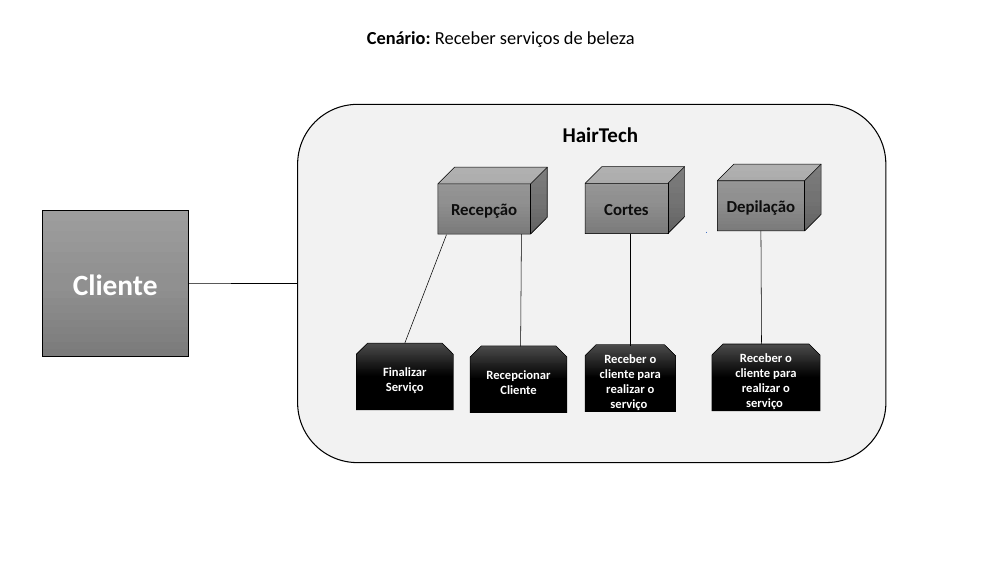
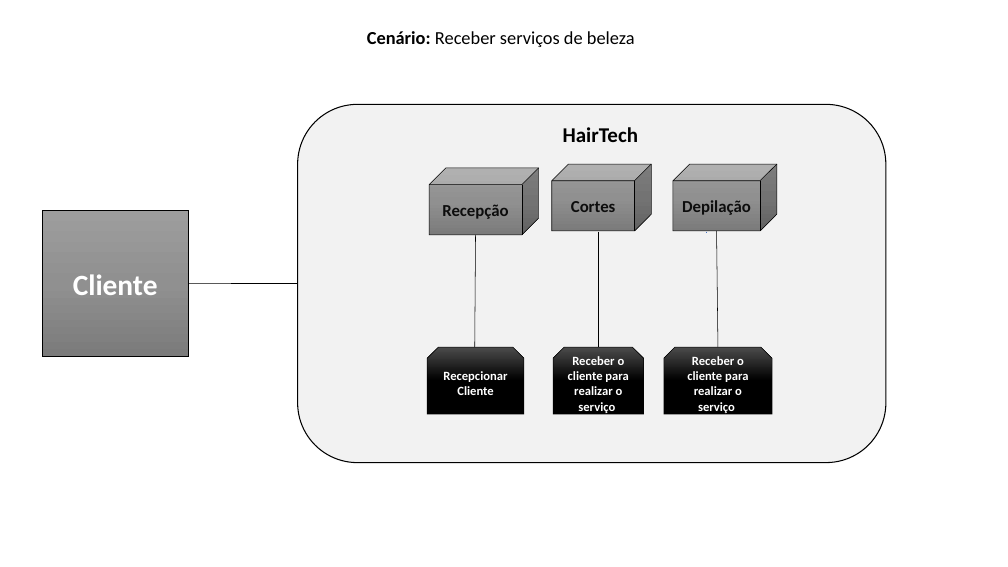
Before and after one commit to MSPowerSI/hairtech, a slide deck: slide 6 of artefatos/15. Arquitetura de Negócio para cada Cenário.pptx. Drawn at 1008x567 pixels with LibreOffice and Linux fonts; fonts in the diff are those of the drawing. Boxes give left, top, right and bottom in pixels: in the first picture for what was removed or moved away, otherwise in the second. Text is boxed around its words. In the diff, an @@ line names an element or a change of style, - is before the commit and + after.

```diff
--- a/artefatos/15. Arquitetura de Negócio para cada Cenário.pptx
+++ b/artefatos/15. Arquitetura de Negócio para cada Cenário.pptx
@@ cube "Recepção": place and size @@
-cube "Recepção" at bbox=[438, 167, 547, 234]
+cube "Recepção" at bbox=[430, 168, 539, 234]
@@ cube "Cortes": place and size @@
-cube "Cortes" at bbox=[585, 167, 685, 234]
+cube "Cortes" at bbox=[552, 164, 652, 231]
@@ line removed from (447, 235) to (405, 343) @@
@@ line moved from (631, 234) - (631, 346) to (598, 231) - (598, 347) @@
@@ 2 lines, 1 snip same rect, 1 cube: place and size @@
-2 lines, 1 snip same rect, 1 cube at bbox=[470, 164, 821, 413]
+2 lines, 1 snip same rect, 1 cube at bbox=[427, 164, 777, 414]
@@ snip same rect removed at bbox=[356, 343, 453, 410] @@
-Finalizar Serviço
@@ snip same rect "Receber o cliente para realizar ...": place and size @@
-snip same rect "Receber o cliente para realizar ..." at bbox=[585, 345, 676, 411]
+snip same rect "Receber o cliente para realizar ..." at bbox=[554, 347, 644, 414]
@@ snip same rect "Receber o cliente para realizar ...": place and size @@
-snip same rect "Receber o cliente para realizar ..." at bbox=[712, 344, 820, 411]
+snip same rect "Receber o cliente para realizar ..." at bbox=[664, 347, 772, 414]
```
Also in this commit, not shown: 1 other slide changed, 2 slides removed, 3 other files.
